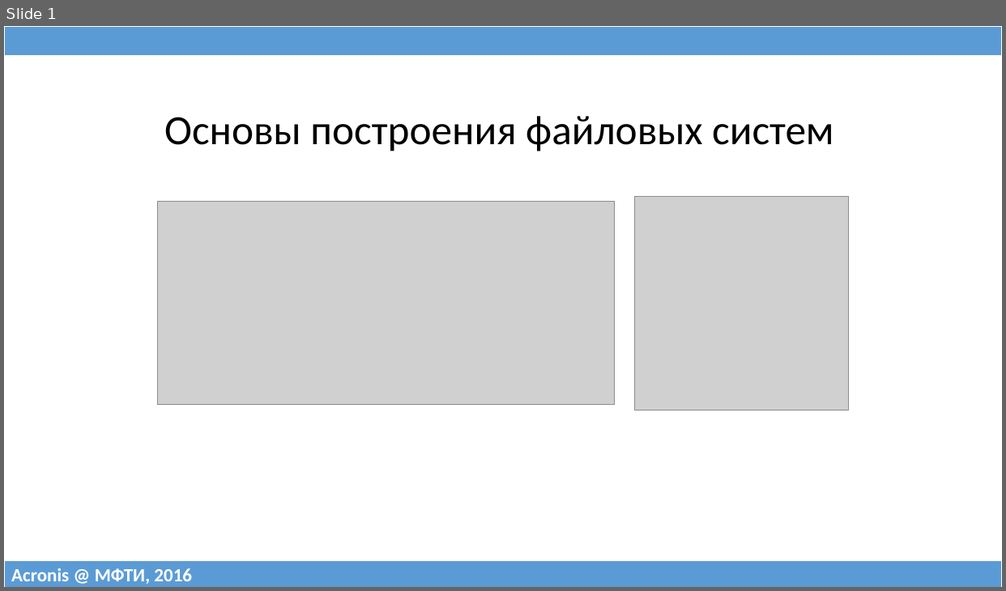
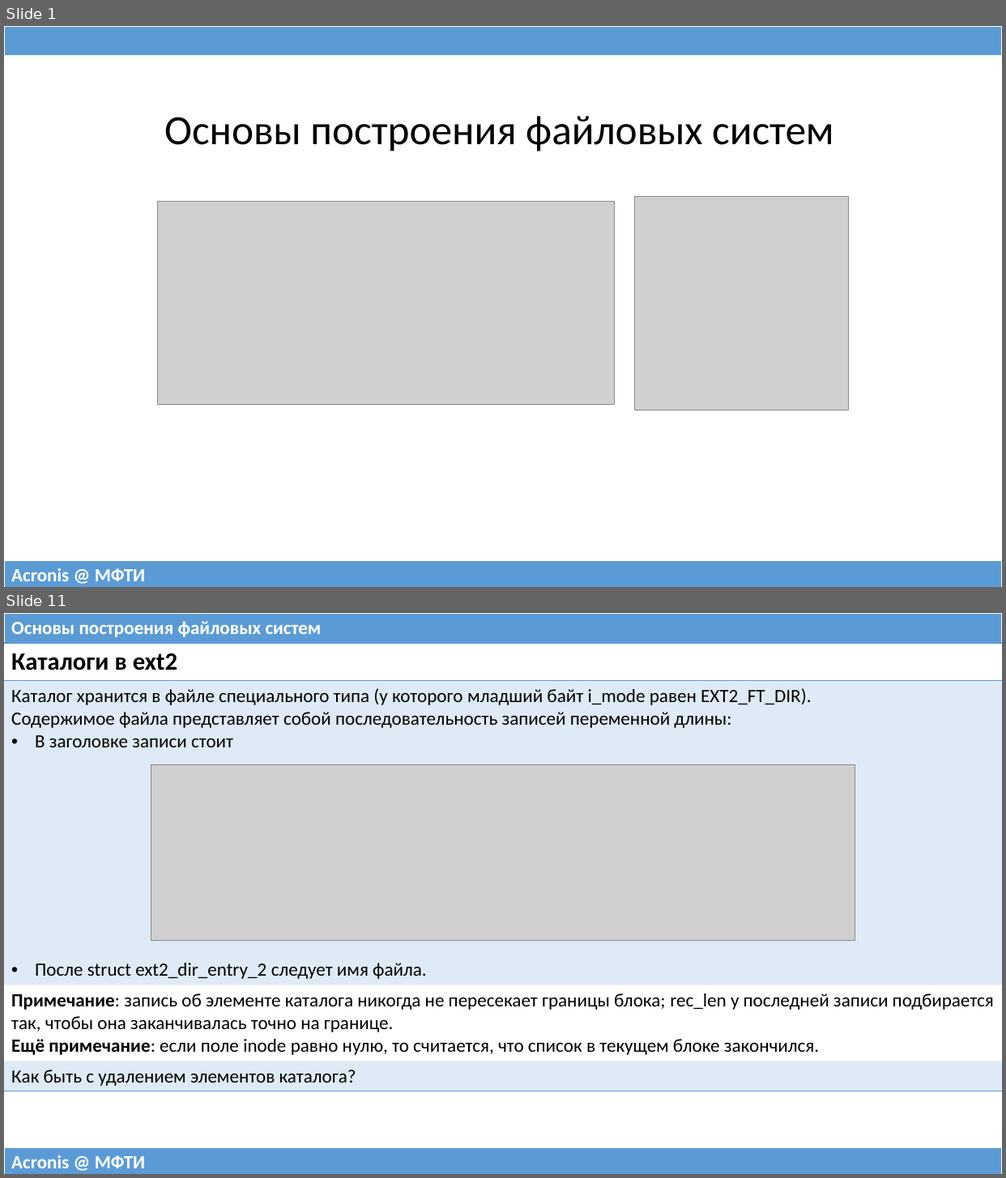
Before and after one commit to 75cc8545e7b021ed280ed0ef99fc7fc4/filesystems-101, a slide deck: talks/src/class04.pptx. Shown one above the other, each under a label of ours: slide 1 before the commit, slides 1 and 11 after it; the slides between them are not shown. The pictures are 1006x591 and 1006x1178 pixels, drawn with LibreOffice and Linux fonts; fonts in the diff are those of the drawing; grey boxes stand for pictures. Boxes give left, top, right and bottom in pixels: in the first picture for what was removed or moved away, otherwise in the second. Text is boxed around its words. In the diff, an @@ line names an element or a change of style, - is before the commit and + after.

```diff
--- a/talks/src/class04.pptx
+++ b/talks/src/class04.pptx
@@ slide 11 added at <box>4,613,1002,1174</box>, background #FFFFFF @@
@@ table added at <box>4,613,1002,643</box>, 1 rows, 1 columns @@
+Основы построения файловых систем
@@ table added at <box>4,643,1002,1089</box>, 4 rows, 1 columns @@
+Каталоги в ext2
+Каталог хранится в файле специального типа (у которого младший байт i_mode равен EXT2_FT_DIR). / Содержимое файла представляет собой последовательность записей переменной длины: / В заголовке записи стоит / После struct ext2_dir_entry_2 следует имя файла.
+Примечание: запись об элементе каталога никогда не пересекает границы блока; rec_len у последней записи подбирается так, чтобы она заканчивалась точно на границе. / Ещё примечание: если поле inode равно нулю, то считается, что список в текущем блоке закончился.
+Как быть с удалением элементов каталога?
@@ picture added at <box>151,764,856,940</box> @@
@@ table added at <box>4,1148,1002,1174</box>, 1 rows, 1 columns @@
+Acronis @ МФТИ
@@ slide 1 changed as well @@
@@ table at <box>4,561,1002,587</box> @@
-row 1, column 1: Acronis @ МФТИ, 2016
+row 1, column 1: Acronis @ МФТИ
```
Also in this commit, not shown: 2 other slides changed, 26 other slides added, 31 slides removed, 3 other files.
